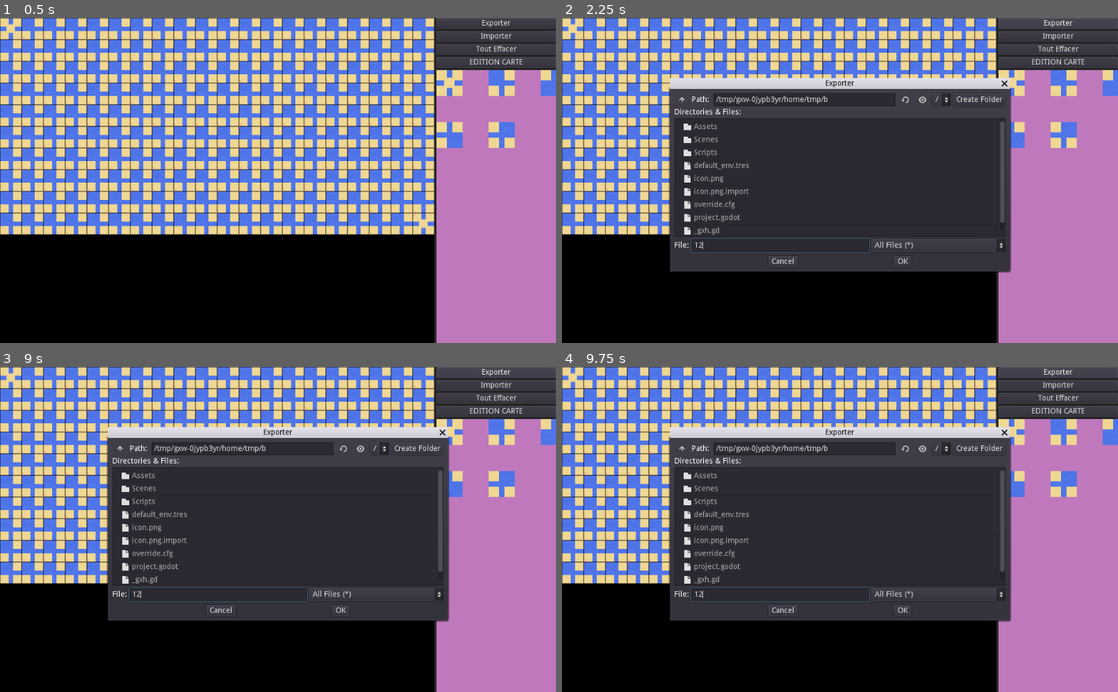
Above: before the commit, frames 1-4 (two rows, left to right).
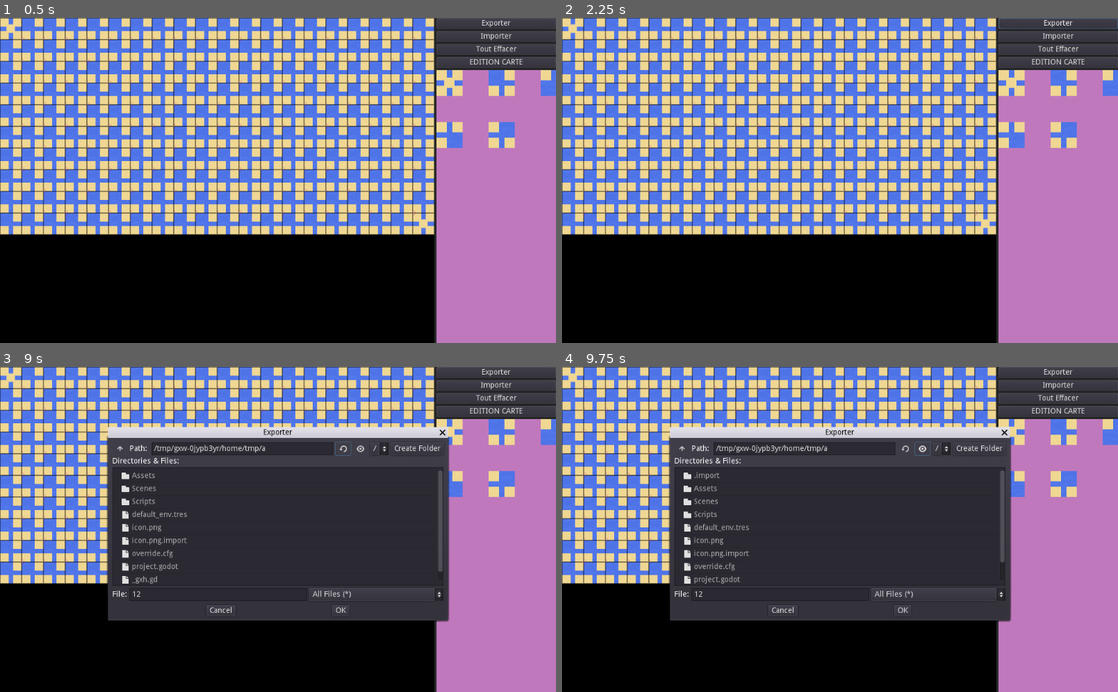
Above: after the commit, the same moments.

Repository: prologin/prologin2024
Game: Godot game, scene res://Scenes/MapEditor/MapEditor.tscn
Same seed, same stepped clock (60 frames per second), same inputs: the game is played once before the commit and once after it.
Inputs (mouse positions are in pixels of both pictures, inside the frame that each line leads up to):
- Up to frame 1 (0.5 s): no input
- Up to frame 2 (2.25 s): click "Exporter" at 0.5 s; click (778, 245) at 1.27 s; type "12" at 1.35 s; click "OK" at 2 s
- Up to frame 3 (9 s): click (339, 610) at 2.75 s, where only the run before the commit has a clickable "OK"; click (122, 448) at 3.52 s; click (122, 448) at 4.27 s; click "Importer" at 5 s; click "Tout Effacer" at 5.75 s; click "EDITION CARTE" at 6.5 s; click "EDITION POINTS" at 7.25 s; click "Exporter" at 8 s; click (344, 448) at 8.75 s
- Up to frame 4 (9.75 s): click (923, 448) at 9.5 s

Frame 1 is identical in both runs. In frame 2, 37% of the frame differs, in the area x 19-100%, y 0-79%; in frame 3, 0.2%; in frame 4, 0.8%.

Commit message:
front(import-export): Fixed dialog

Diff:
--- a/gui/godot/Scenes/MapEditor/MapEditor.tscn
+++ b/gui/godot/Scenes/MapEditor/MapEditor.tscn
@@ -111,6 +111,7 @@
 [node name="ExportDialog" type="FileDialog" parent="Popups"]
 margin_right = 626.0
 margin_bottom = 337.0
+popup_exclusive = true
 window_title = "Exporter"
 resizable = true
 access = 2
@@ -118,6 +119,7 @@
 [node name="ImportDialog" type="FileDialog" parent="Popups"]
 margin_right = 622.0
 margin_bottom = 338.0
+popup_exclusive = true
 window_title = "Open a File"
 mode = 0
 access = 2
@@ -127,9 +129,13 @@
 [connection signal="pressed" from="HBoxContainer/Selector/VBoxContainer/Export" to="." method="_on_Export_pressed"]
 [connection signal="pressed" from="HBoxContainer/Selector/VBoxContainer/Import" to="." method="_on_Import_pressed"]
 [connection signal="pressed" from="HBoxContainer/Selector/VBoxContainer/ClearMap" to="." method="_on_ClearMap_pressed"]
+[connection signal="pressed" from="HBoxContainer/Selector/VBoxContainer/EditorModeToggle" to="." method="_on_EditorModeToggle_pressed"]
 [connection signal="pressed" from="HBoxContainer/Selector/VBoxContainer/EditorModeToggle" to="." method="_on_SampleMap_pressed"]
-[connection signal="pressed" from="HBoxContainer/Selector/VBoxContainer/EditorModeToggle" to="." method="_on_EditorModeToggle_pressed"]
 [connection signal="on_selection" from="HBoxContainer/Selector/VBoxContainer/ViewportContainer/Viewport/BGSelector" to="." method="_on_BGSelector_on_selection"]
 [connection signal="on_selection" from="HBoxContainer/Selector/VBoxContainer/ViewportContainer/Viewport/BGSelector" to="HBoxContainer/Selector" method="_on_BGSelector_on_selection"]
+[connection signal="about_to_show" from="Popups/ExportDialog" to="." method="_on_ExportDialog_about_to_show"]
 [connection signal="file_selected" from="Popups/ExportDialog" to="." method="_on_ExportDialog_file_selected"]
+[connection signal="popup_hide" from="Popups/ExportDialog" to="." method="_on_ExportDialog_popup_hide"]
+[connection signal="about_to_show" from="Popups/ImportDialog" to="." method="_on_ImportDialog_about_to_show"]
 [connection signal="file_selected" from="Popups/ImportDialog" to="." method="_on_ImportDialog_file_selected"]
+[connection signal="popup_hide" from="Popups/ImportDialog" to="." method="_on_ImportDialog_popup_hide"]
--- a/gui/godot/Scripts/Scenes/MapEditor/MapEditor.gd
+++ b/gui/godot/Scripts/Scenes/MapEditor/MapEditor.gd
@@ -8,6 +8,8 @@
 onready var export_dialog : FileDialog = $Popups/ExportDialog
 onready var import_dialog : FileDialog = $Popups/ImportDialog
 onready var container_interactive = $HBoxContainer
+onready var viewer_viewport = $HBoxContainer/ViewportContainer/Viewport
+onready var selector_viewport = $HBoxContainer/Selector/VBoxContainer/ViewportContainer/Viewport
 
 var bg_selection = null
 var points_selection = null
@@ -148,3 +150,23 @@
 
 func _on_ImportDialog_file_selected(path):
 	pass # Replace with function body.
+
+
+func _on_ExportDialog_about_to_show():
+	viewer_viewport.gui_disable_input = true
+	selector_viewport.gui_disable_input = true
+
+
+func _on_ExportDialog_popup_hide():
+	viewer_viewport.gui_disable_input = false
+	selector_viewport.gui_disable_input = false
+
+
+func _on_ImportDialog_about_to_show():
+	viewer_viewport.gui_disable_input = true
+	selector_viewport.gui_disable_input = true
+
+
+func _on_ImportDialog_popup_hide():
+	viewer_viewport.gui_disable_input = false
+	selector_viewport.gui_disable_input = false
